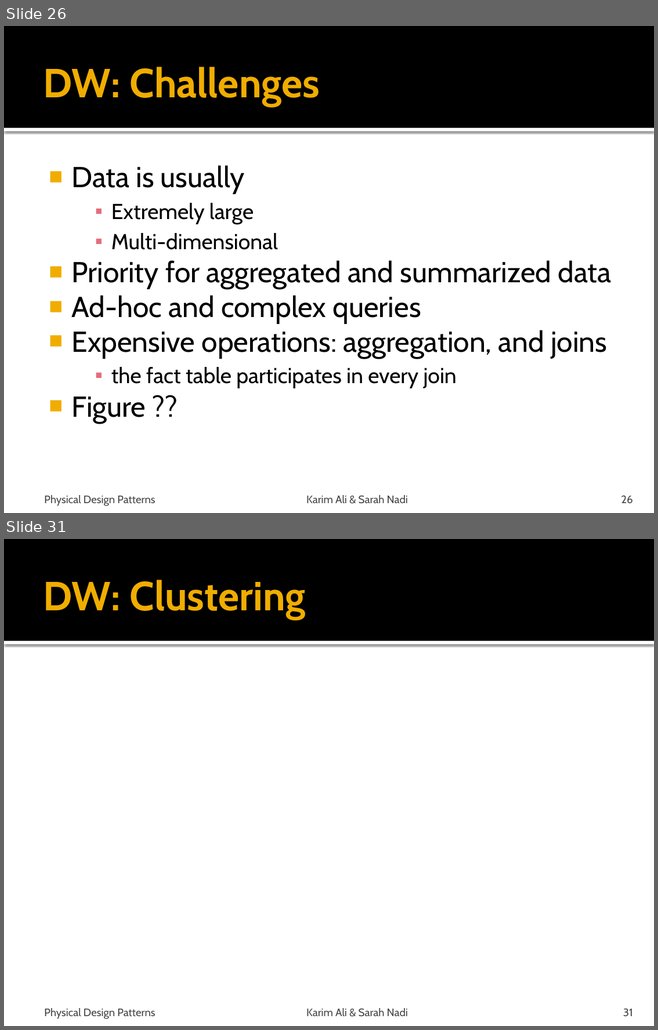
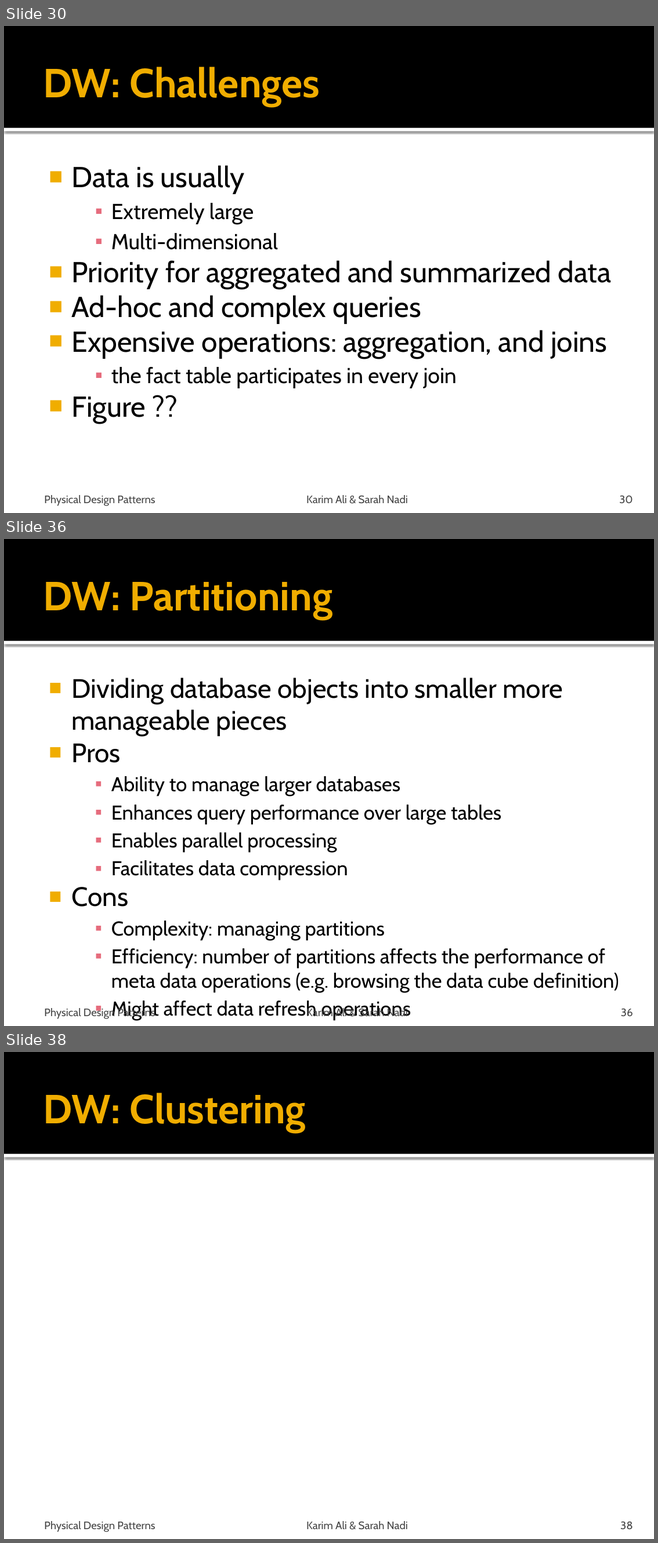
Before and after one commit to snadi/cs848-db, a slide deck: cs848-db/PhysDesignPres.pptx. Shown one above the other, each under a label of ours: slides 26 and 31 before the commit, slides 30, 36 and 38 after it; the slides between them are not shown. The pictures are 658x1030 and 658x1543 pixels, drawn with LibreOffice and Linux fonts; fonts in the diff are those of the drawing. Boxes give left, top, right and bottom in pixels: in the first picture for what was removed or moved away, otherwise in the second. Text is boxed around its words. In the diff, an @@ line names an element or a change of style, - is before the commit and + after.

```diff
--- a/cs848-db/PhysDesignPres.pptx
+++ b/cs848-db/PhysDesignPres.pptx
@@ slide 36 added at (4, 539, 654, 1026), background #FFFFFF; not listed: 2 template elements that a slide beside it also shows @@
@@ title added at (43, 582, 332, 620), 45 pt, text #F0AD00, bold @@
+DW: Partitioning
@@ text added at (71, 678, 619, 993), 22.2 pt, text #000000 @@
+■ Dividing database objects into smaller more manageable pieces
+■ Pros
+    ▪ Ability to manage larger databases
+    ▪ Enhances query performance over large tables
+    ▪ Enables parallel processing
+    ▪ Facilitates data compression
+■ Cons
+    ▪ Complexity: managing partitions
+    ▪ Efficiency: number of partitions affects the performance of meta data operations (e.g. browsing the data cube definition)
+    ▪ Might affect data refresh operations
@@ text added at (44, 1007, 155, 1019), 12 pt, text #454545 @@
+Physical Design Patterns
@@ text added at (306, 1007, 408, 1019), 12 pt, text #454545 @@
+Karim Ali & Sarah Nadi
@@ page number added at (621, 1008, 633, 1016), 12 pt, text #454545 @@
+36
@@ what was slide 26 is now slide 30 @@
@@ page number at (619, 495, 633, 504): text changed @@
-26
+30
@@ what was slide 31 is now slide 38 @@
@@ page number at (620, 1521, 633, 1530): text changed @@
-31
+38
```
Also in this commit, not shown: 4 slides changed, 6 other slides added.
